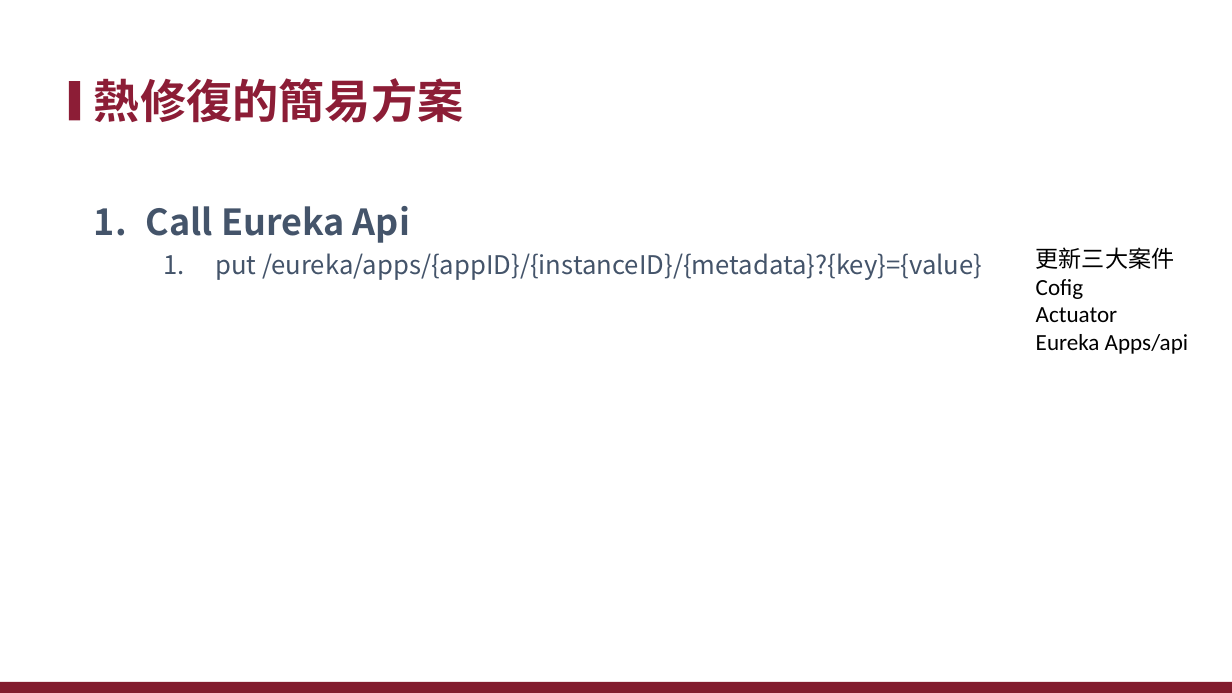
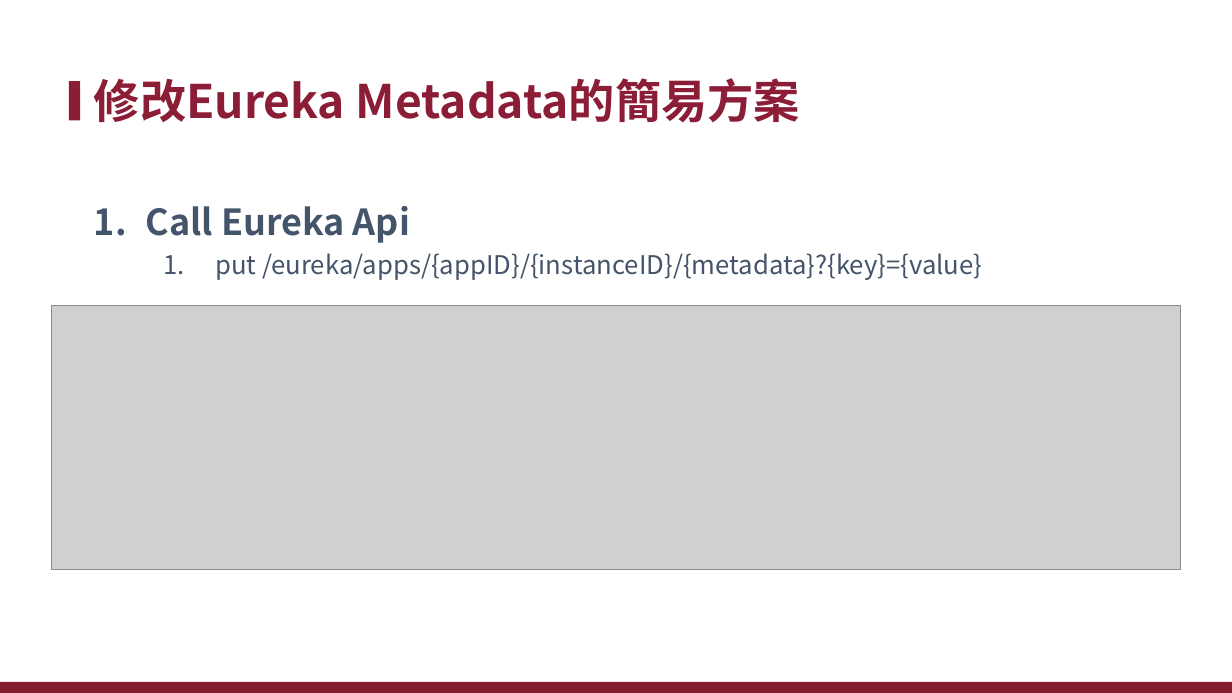
Before and after one commit to xiauchen/3__EurekaAndZuul, a slide deck: slide 58 of EurekaAndZuul.pptx (slide 19 before the commit). Drawn at 1232x693 pixels with LibreOffice and Linux fonts; fonts in the diff are those of the drawing; grey boxes stand for pictures; background and template pictures are left out. Boxes give left, top, right and bottom in pixels: in the first picture for what was removed or moved away, otherwise in the second. Text is boxed around its words. In the diff, an @@ line names an element or a change of style, - is before the commit and + after.

```diff
--- a/EurekaAndZuul.pptx
+++ b/EurekaAndZuul.pptx
@@ title at bbox=[94, 78, 800, 123]: text changed @@
-熱修復的簡易方案
+修改Eureka Metadata的簡易方案
@@ text removed at bbox=[1036, 247, 1188, 354] @@
-更新三大案件
-Cofig
-Actuator
-Eureka Apps/api
@@ picture added at bbox=[52, 305, 1180, 569] @@
```
Also in this commit, not shown: 11 other slides changed, 50 slides added, 6 slides removed, 12 other files.
